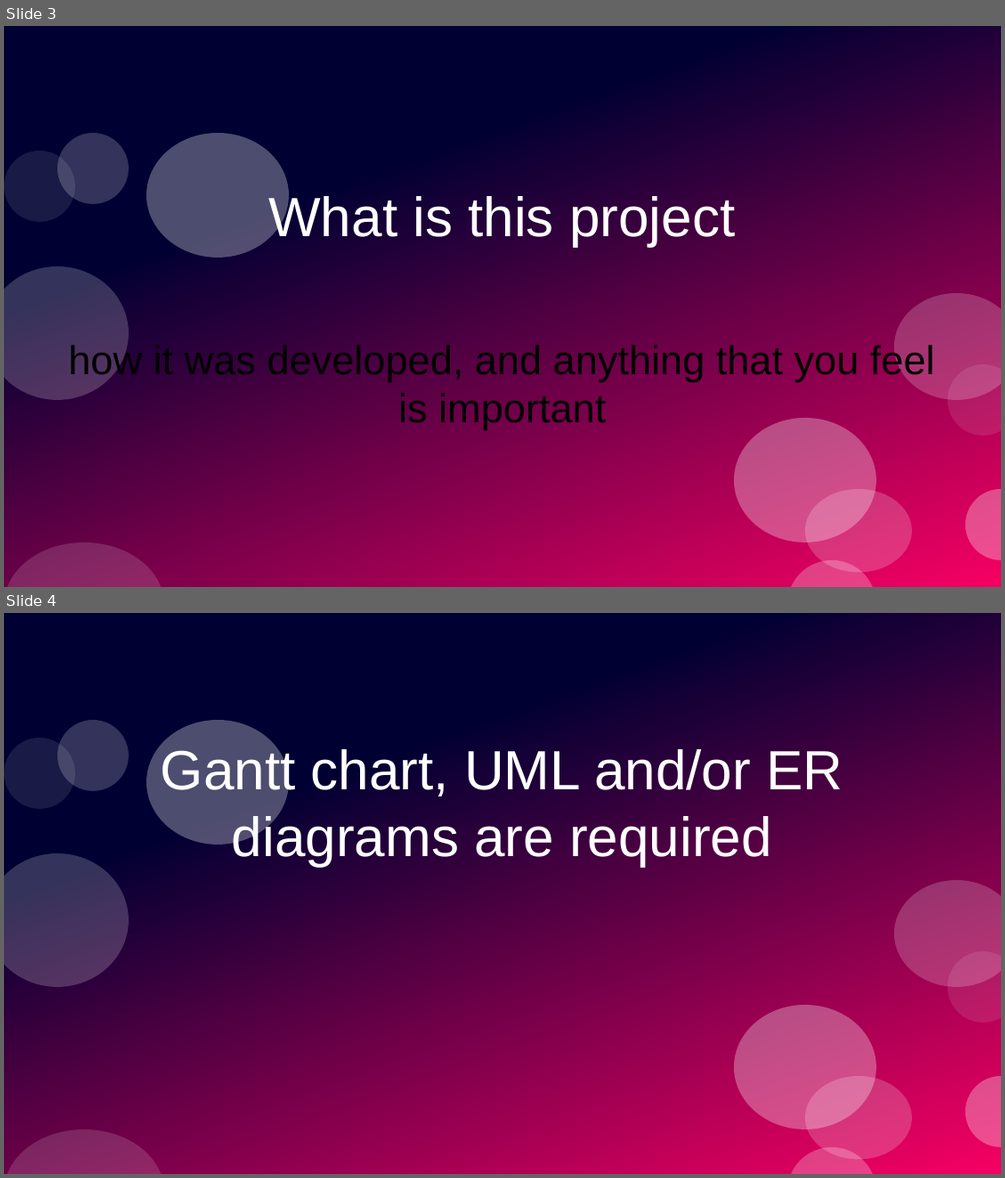
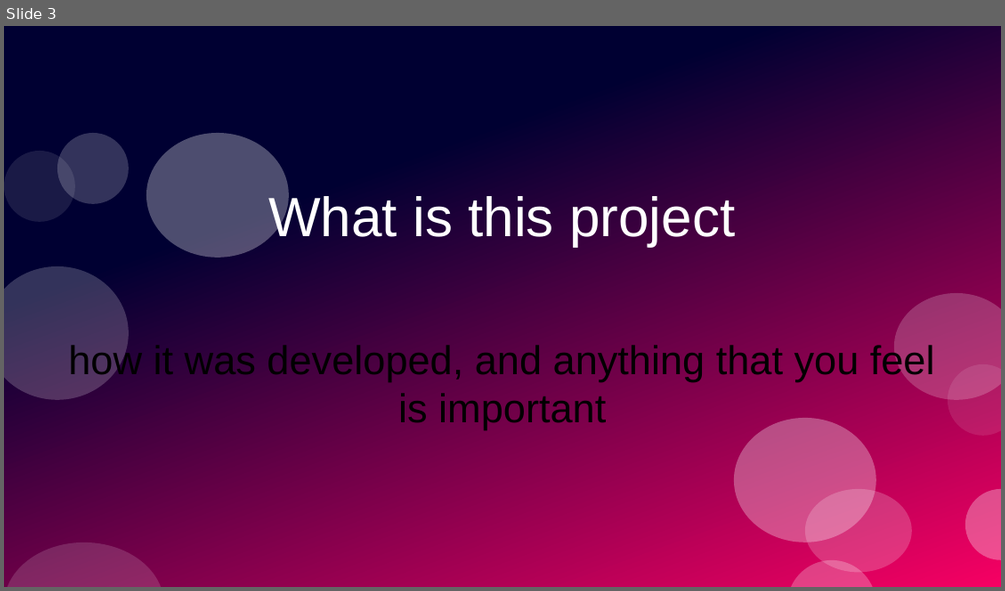
Before and after one commit to PrototypeProto/COP_4331_Small-Project, a slide deck: Pres.pptx. Shown one above the other, each under a label of ours: slides 3 and 4 before the commit, slide 3 after it. The pictures are 1005x1178 and 1005x591 pixels, drawn with LibreOffice and Linux fonts; fonts in the diff are those of the drawing. Boxes give left, top, right and bottom in pixels: in the first picture for what was removed or moved away, otherwise in the second. Text is boxed around its words. In the diff, an @@ line names an element or a change of style, - is before the commit and + after.

```diff
--- a/Pres.pptx
+++ b/Pres.pptx
@@ slide 4 removed at box(4, 613, 1001, 1174), background #FFFFFF; not listed: 12 template elements that a slide beside it also shows @@
@@ title removed at box(161, 746, 842, 866) @@
-Gantt chart, UML and/or ER diagrams are required
```
Also in this commit, not shown: 2 slides changed, 9 slides added, 4 other slides removed.
